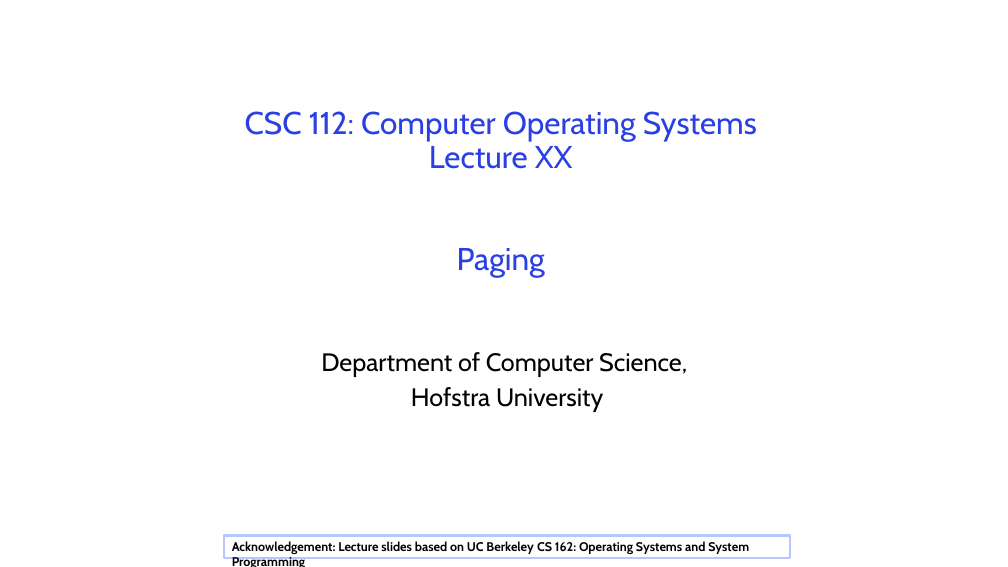
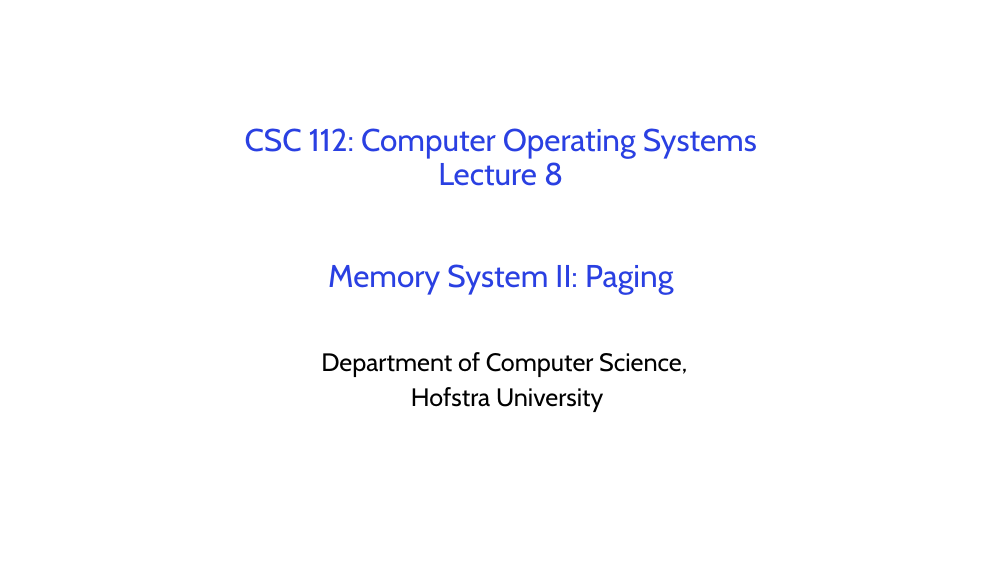
Before and after one commit to guhofstra/CSC256Fa25, a slide deck: slide 1 of PPTs/LXX Paging.pptx. Drawn at 1008x567 pixels with LibreOffice and Linux fonts; fonts in the diff are those of the drawing. Boxes give left, top, right and bottom in pixels: in the first picture for what was removed or moved away, otherwise in the second. Text is boxed around its words. In the diff, an @@ line names an element or a change of style, - is before the commit and + after.

```diff
--- a/PPTs/LXX Paging.pptx
+++ b/PPTs/LXX Paging.pptx
@@ title at [245, 128, 757, 294]: text changed @@
-CSC 112: Computer Operating Systems
-Lecture XX
-Paging
+CSC 112: Computer Operating Systems
+Lecture 8
+Memory System II: Paging
@@ rectangle removed at [225, 535, 790, 558] @@
-Acknowledgement: Lecture slides based on UC Berkeley CS 162: Operating Systems and System Programming
```
Also in this commit, not shown: 15 other files.
